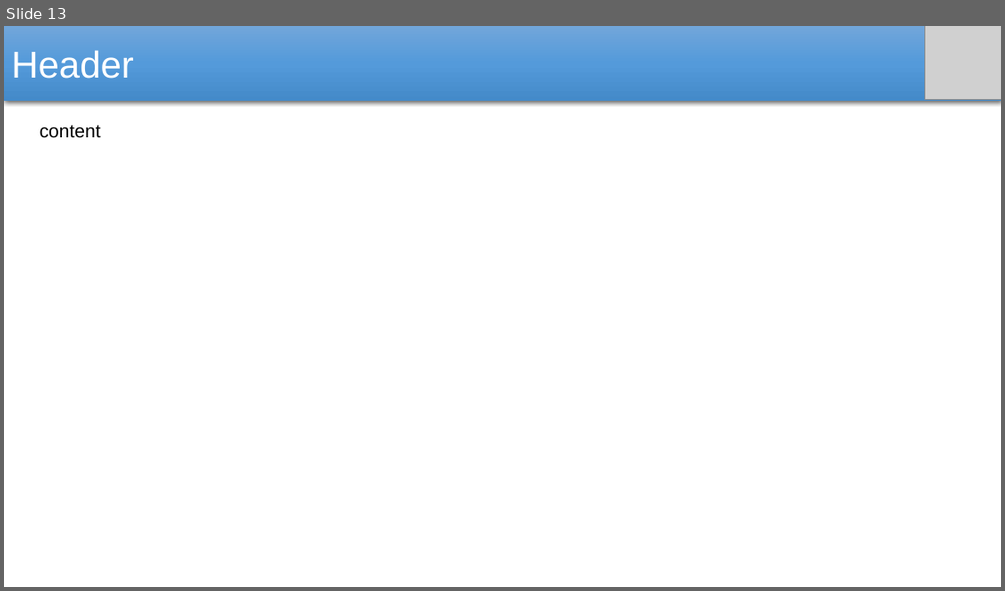
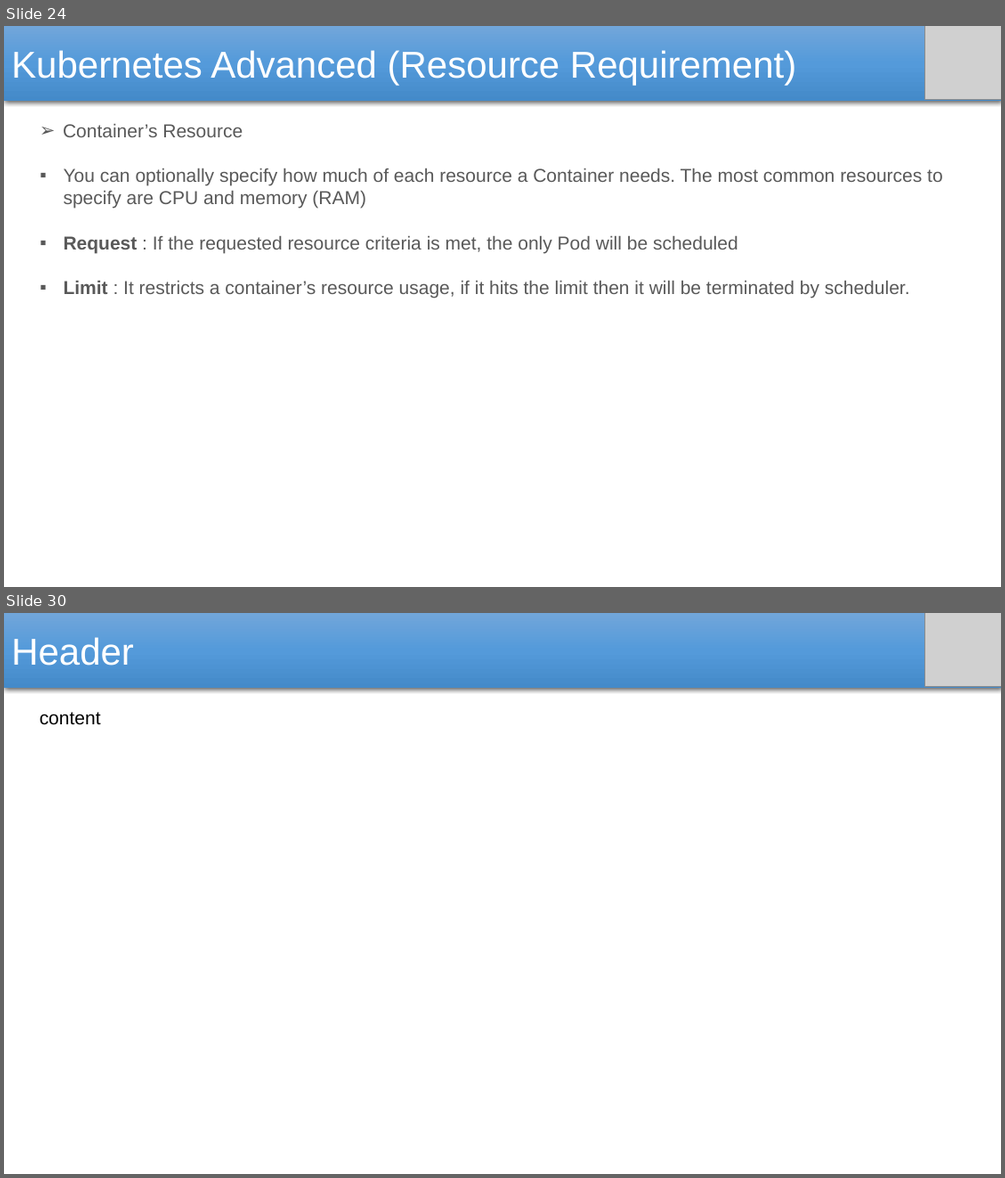
Before and after one commit to SubhadeepSen/Kubernetes-Learning, a slide deck: Kubernetes.pptx. Shown one above the other, each under a label of ours: slide 13 before the commit, slides 24 and 30 after it; the slides between them are not shown. The pictures are 1005x591 and 1005x1178 pixels, drawn with LibreOffice and Linux fonts; fonts in the diff are those of the drawing; grey boxes stand for pictures. Boxes give left, top, right and bottom in pixels: in the first picture for what was removed or moved away, otherwise in the second. Text is boxed around its words. In the diff, an @@ line names an element or a change of style, - is before the commit and + after.

Commit message:
resource requirement and multicontainers pod

```diff
--- a/Kubernetes.pptx
+++ b/Kubernetes.pptx
@@ slide 24 added at <box>4,26,1001,587</box>, background #FFFFFF @@
@@ rectangle added at <box>4,26,1001,101</box>, fill gradient #71A6DB to #559BDB to #448ACA, 36 pt, text #FFFFFF @@
+Kubernetes Advanced (Resource Requirement)
@@ picture added at <box>925,26,1001,99</box> @@
@@ text added at <box>63,124,243,137</box>, 18 pt, text #595959 @@
+➢ Container’s Resource
@@ text added at <box>64,168,943,298</box>, 18 pt, text #595959 @@
+▪ You can optionally specify how much of each resource a Container needs. The most common resources to specify are CPU and memory (RAM)
+▪ Request : If the requested resource criteria is met, the only Pod will be scheduled
+▪ Limit : It restricts a container’s resource usage, if it hits the limit then it will be terminated by scheduler.
@@ what was slide 13 is now slide 30 @@
```
Also in this commit, not shown: 6 slides changed, 16 other slides added, 2 other files.
